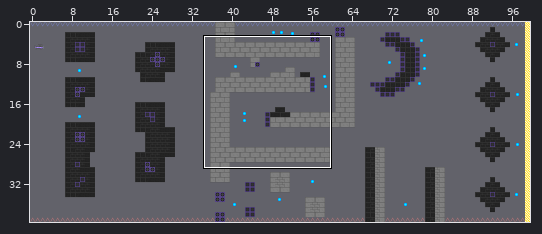
Two versions of a level (Tiled map, project_4/map4.tmx). The first picture is a wide view before the edit; the outline marks the close-up.
Close-up. Before the edit:
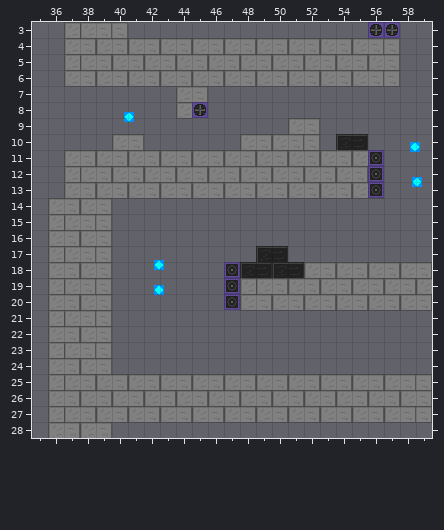
Cells are 16x16 px. Shown: x 35..59, y 3..28. The commit also changed other parts of the map, which this record leaves out.
The same view after the edit:
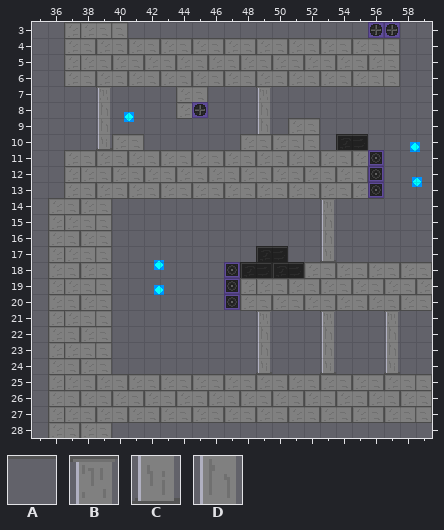
Key: from "tileset": A 11, B 14, C 15, D 16.
_ is an empty cell.
Tiles replaced or removed in this view: A.
Diff:
Changed rows in their new state; . is an unchanged cell.
Layer "map":
first column x 39:
 7 B.........B
 8 D.........D
 9 D.........D
10 C..........
first column x 53:
14 B
15 D
16 D
17 C
first column x 49:
21 B...B...B
22 D...D...D
23 D...D...D
24 C...C...C
